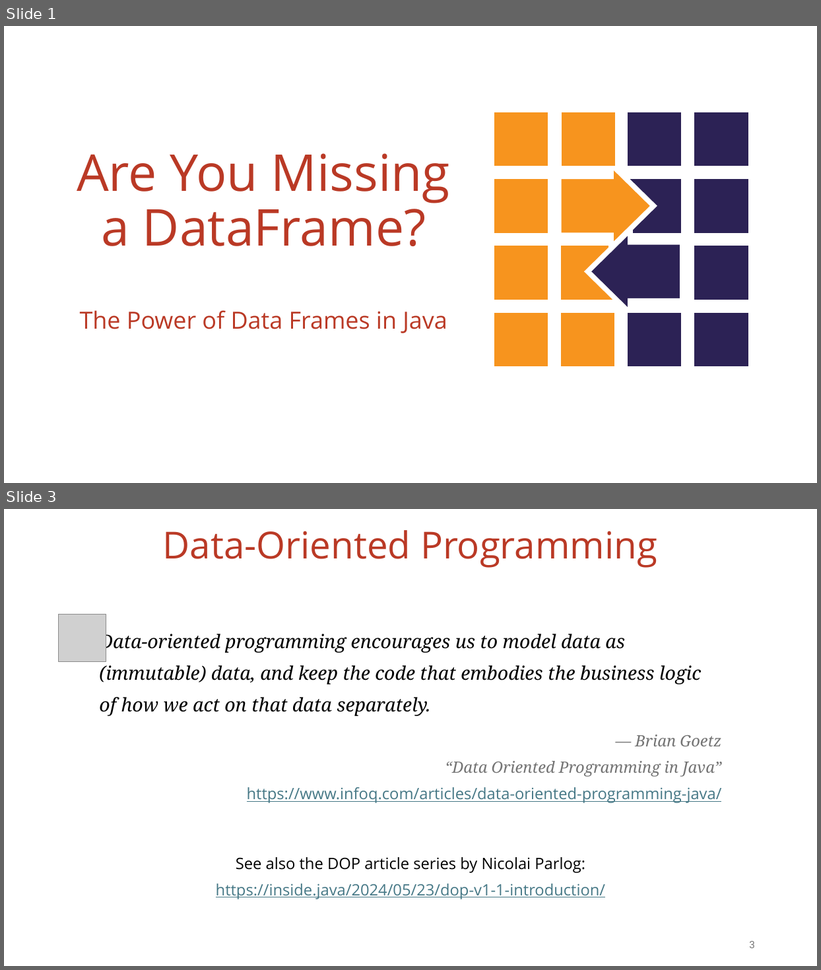
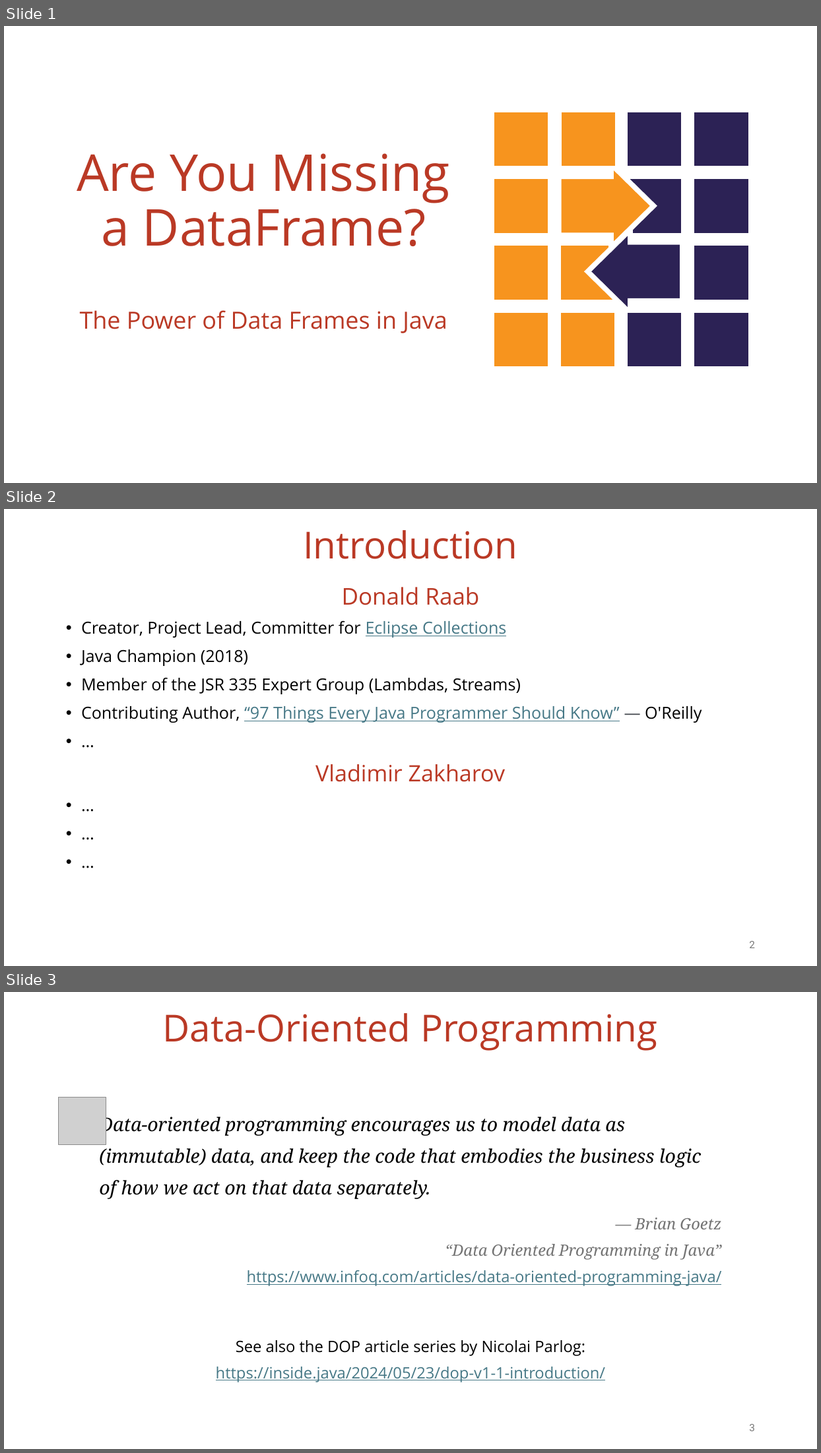
Before and after one commit to vmzakharov/missing-dataframe-talk, a slide deck: presentation/Missing_Dataframe_Long.pptx. Shown one above the other, each under a label of ours: slides 1 and 3 before the commit, slides 1, 2 and 3 after it; the slides between them are not shown. The pictures are 821x970 and 821x1453 pixels, drawn with LibreOffice and Linux fonts; fonts in the diff are those of the drawing; grey boxes stand for pictures. Boxes give left, top, right and bottom in pixels: in the first picture for what was removed or moved away, otherwise in the second. Text is boxed around its words. In the diff, an @@ line names an element or a change of style, - is before the commit and + after.

```diff
--- a/presentation/Missing_Dataframe_Long.pptx
+++ b/presentation/Missing_Dataframe_Long.pptx
@@ slide 2 added at [4,509,817,966], background #FFFFFF @@
@@ title added at [303,530,517,559], 44 pt, text #BA3925 @@
+Introduction
@@ text added at [81,587,702,782], 19.6 pt, text #000000 @@
+Donald Raab
+• Creator, Project Lead, Committer for Eclipse Collections
+• Java Champion (2018)
+• Member of the JSR 335 Expert Group (Lambdas, Streams)
+• Contributing Author, “97 Things Every Java Programmer Should Know” — O'Reilly
+• …
+Vladimir Zakharov
+• …
+• …
+• …
@@ page number added at [749,941,755,949], 12 pt, text #797979 @@
+2
```
Also in this commit, not shown: 6 slides changed, 3 other slides added, 2 slides removed, 1 other file.
